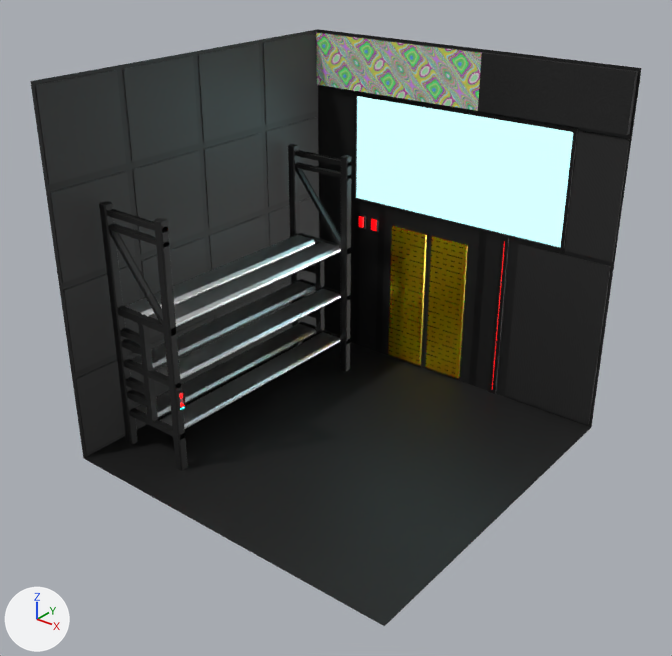
One commit to the Blender file Assets/Blender/exampleroom.blend: the scene before it, then after it.
Rendered twice from a camera (50 mm lens) standing at (13.47, -17.21, 14.1) and looking at (0.17, -0.58, 3.79). Arrows for +X, +Y and +Z are at lower left; the lights stay in place.

Before the edit, the objects in view are built like this:
```python
ob_cube_001 = bpy.data.objects.new('Cube.001', me_cube_002)
ob_cube_001.location = (-3.62, -3.63, 0.05)
ob_cube_001.rotation_euler = (0.0, 0.0, 3.142)  # degrees (0, 0, 180)
ob_plane_001 = bpy.data.objects.new('Plane.001', me_plane_001)
ob_plane_001.location = (-5.0, 0.0, 5.0)
ob_plane_001.rotation_euler = (0.0, 1.571, 0.0)  # degrees (0, 90, 0)
ob_plane_001.scale = (5.0, 5.0, 5.0)
ob_plane_002 = bpy.data.objects.new('Plane.002', me_plane_002)
ob_plane_002.location = (0.0, 5.0, 5.0)
ob_plane_002.rotation_euler = (1.571, 0.0, 0.0)  # degrees (90, 0, 0)
ob_plane_002.scale = (5.0, 5.0, 5.0)
# also in view: 'Plane' at (0.0, 0.0, 0.0)
```
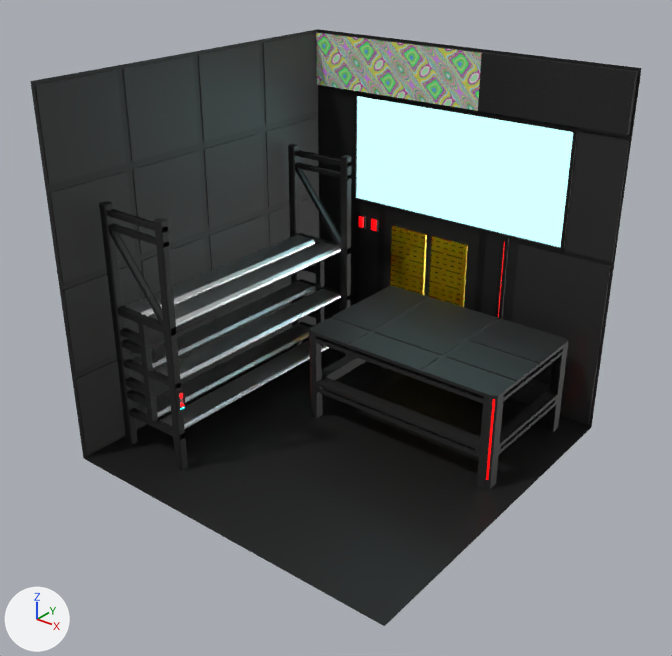
Pixel boxes (x1, y1, x2, y2) of what changed, in the pictures (672 x 656 px):
'Cube', added (black): after (309, 286, 568, 489)
    faces in mat_material_013 (black #222222): (309, 286, 568, 489)
    faces in mat_material_015 (black #2c2c2c): (322, 298, 539, 449)
    faces in mat_material_014 (red #ff0000): (486, 399, 495, 480)

The edits, one by one:
Material 'Material.013' (mat_material_013) is new.
Its base color is (0.016, 0.016, 0.016) (black #222222).
Material 'Material.015' (mat_material_015) is new.
Its base color is (0.0254, 0.0254, 0.0254) (black #2c2c2c).
Material 'Material.014' (mat_material_014) is new.
Its base color is (1.0, 0.0, 0.0) (red #ff0000).
Its emission color is (1.0, 0.0, 0.0) (red #ff0000).
Its emission strength is 1.0.
Mesh me_cube is new.
It has 2336 vertices, 2150 faces, 2 loose edges and spans x -1.0..1.0, y -1.0..1.0, z -17.8..1.0.
Faces by material slot: [1923, 40, 187].
It uses material mat_material_013 (black #222222).
It uses material mat_material_014 (red #ff0000).
It uses material mat_material_015 (black #2c2c2c).
Object 'Cube' (ob_cube) is new; it shows me_cube.
Its location is (1.26, 2.51, 2.6).
Its scale is (3.0, 2.0, 0.15).
